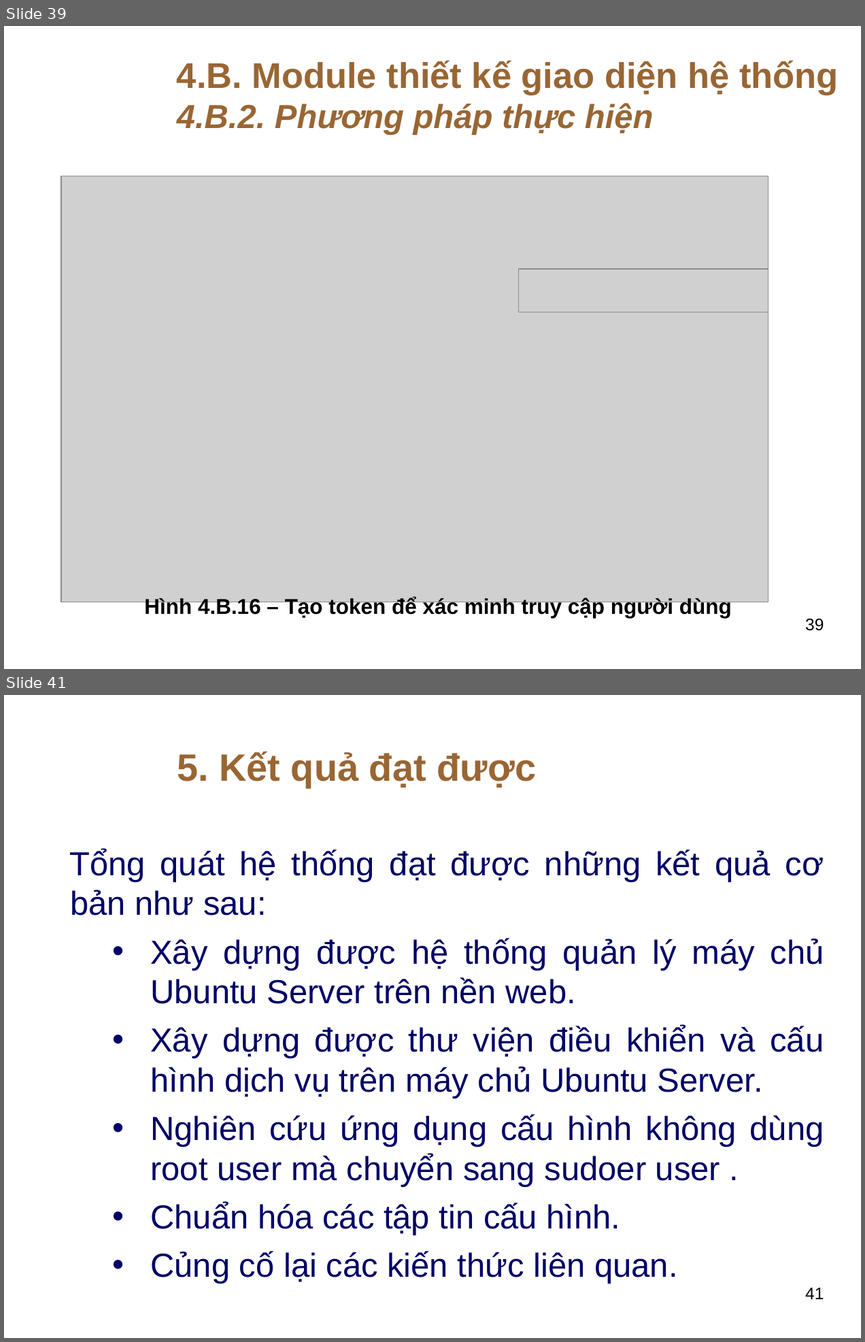
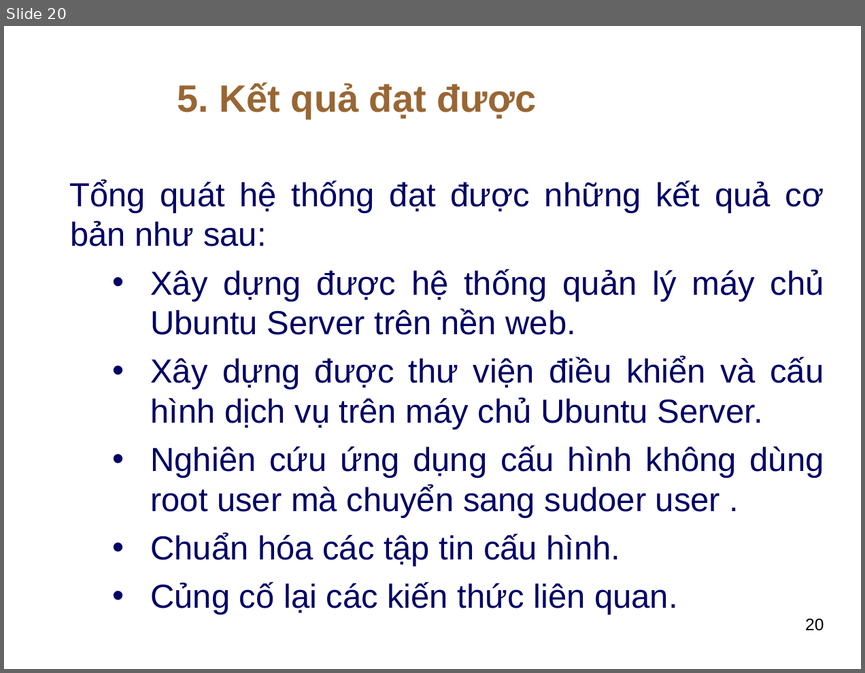
Before and after one commit to thuhuynh4393/testfrontend, a slide deck: Thu HUynh - SLide bao cao.ppt. Shown one above the other, each under a label of ours: slides 39 and 41 before the commit, slide 20 after it; the slides between them are not shown. The pictures are 865x1342 and 865x673 pixels, drawn with LibreOffice and Linux fonts; fonts in the diff are those of the drawing; grey boxes stand for pictures; background and template pictures are left out. Boxes give left, top, right and bottom in pixels: in the first picture for what was removed or moved away, otherwise in the second. Text is boxed around its words. In the diff, an @@ line names an element or a change of style, - is before the commit and + after.

```diff
--- a/Thu HUynh - SLide bao cao.ppt
+++ b/Thu HUynh - SLide bao cao.ppt
@@ slide 39 removed at (4,26,861,669), background picture (left out) @@
@@ text removed at (177,60,838,135) @@
-4.B. Module thiết kế giao diện hệ thống
-4.B.2. Phương pháp thực hiện
@@ picture removed at (61,176,768,602) @@
@@ picture removed at (519,269,768,312) @@
@@ text removed at (144,597,732,618) @@
-Hình 4.B.16 – Tạo token để xác minh truy cập người dùng
@@ page number removed at (805,618,823,631) @@
-39
@@ what was slide 41 is now slide 20 @@
@@ page number at (805,618,823,631): text changed @@
-41
+20
```
Also in this commit, not shown: 4 slides changed, 2 slides added, 22 other slides removed.
